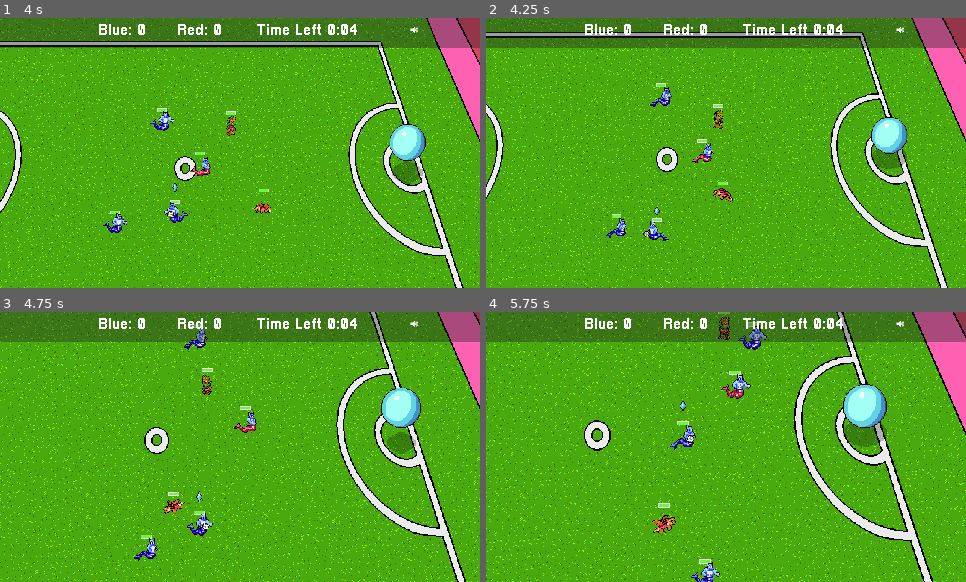
Above: before the commit, frames 1-4 (two rows, left to right).
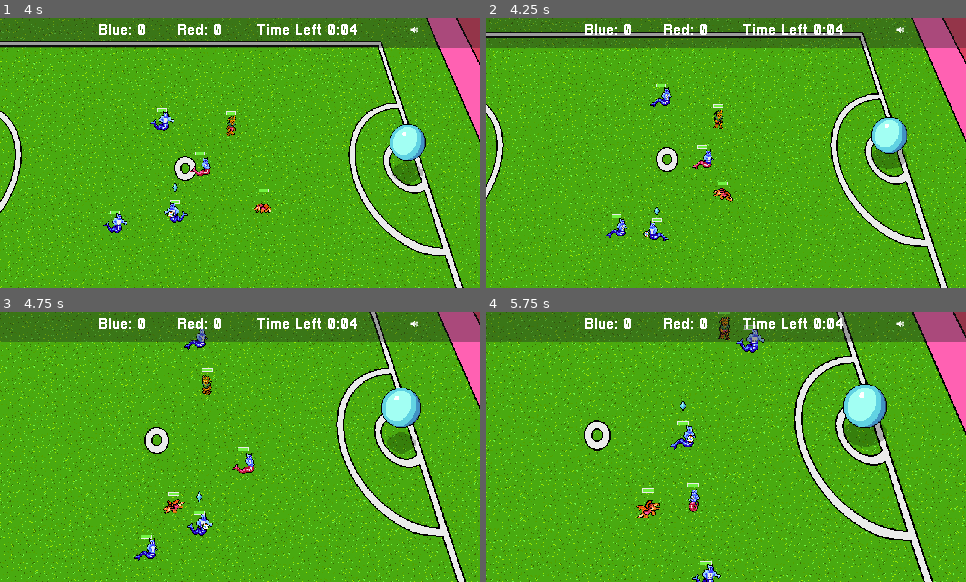
Above: after the commit, the same moments.

Repository: gamkedo-la/Elementaball
Game: Godot game, scene res://UI/StartMenu.tscn
Two runs of this game, one before a commit and one after it. Both use one fixed random seed, a clock stepped at 60 frames per second and the inputs below.
Inputs (mouse positions are in pixels of both pictures, inside the frame that each line leads up to):
- Up to frame 1 (4 s): click "New Game" at 0.5 s; click "Next" at 1.25 s; click "Start" at 2 s; move the mouse to (316, 34) at 2.77 s; hold Right (ui_right) 2.78-3.53 s; hold T (time_hack) 2.78-3.53 s; move the mouse to (144, 166) at 3.52 s; hold Down (ui_down) from 3.53 s (still down); tap T (time_hack) at 3.6 s
- Up to frame 2 (4.25 s): keep holding Down (ui_down)
- Up to frame 3 (4.75 s): move the mouse to (288, 387) at 4.27 s; release Down (ui_down) at 4.28 s; hold Right (ui_right) from 4.28 s (still down); hold T (time_hack) from 4.28 s (still down)
- Up to frame 4 (5.75 s): move the mouse to (702, 501) at 5.02 s; release Right (ui_right) at 5.03 s; release T (time_hack) at 5.03 s; hold Up (ui_up) from 5.03 s (still down); tap T (time_hack) at 5.1 s

Frame 1 is identical in both runs. In frame 2, 0.3% of the frame differs, in the area x 35-48%, y 24-56%; in frame 3, 0.4%; in frame 4, 1.5%, in the area x 31-59%, y 3-100%.

Commit message:
Player KO bug fix attempt

Diff:
--- a/Field and Equipment/Ball.gd
+++ b/Field and Equipment/Ball.gd
@@ -352,7 +352,6 @@
 		KO(interceptor)
 
 func KO(interceptor):
-	kicking = false
 	KO = true
 	if interceptor.is_in_group("player_team"):
 		lastInPossession = "player_team"
--- a/Players/AIPlayer.gd
+++ b/Players/AIPlayer.gd
@@ -339,6 +339,8 @@
 			self.position = defenseZone.position
 			destination = defenseZone.position
 			check_and_slide()
+
+		set_physics_process(true)
 
 func intercept():
 	if destination != ball.position and destination != ball.playerInPossession.position:
@@ -505,7 +507,7 @@
 	if body == ball.playerInPossession and body.is_in_group(myOpponent):
 		intercepting = false
 	elif body.is_in_group(myOpponent):
-		enemyInZone = body
+		enemyInZone = null
 
 func _check_collisions():
 	var slide_count = get_slide_count()
--- a/Players/Player.tscn
+++ b/Players/Player.tscn
@@ -955,7 +955,7 @@
 margin_bottom = -22.4966
 
 [node name="AnimatedSprite" parent="Health Bar" index="1"]
-frame = 3
+frame = 5
 
 [node name="AnimationTree" parent="." instance=ExtResource( 5 )]
 tree_root = SubResource( 37 )
